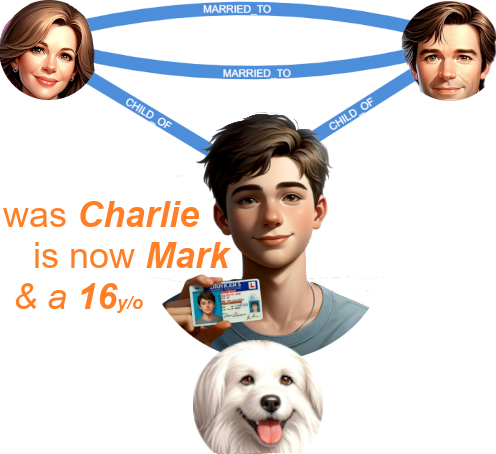
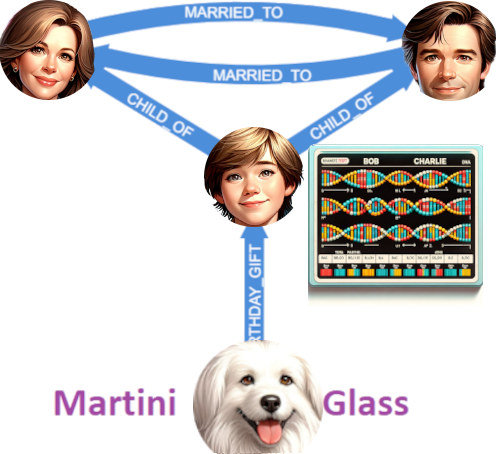
Comparing the layer stacks of the two w=496, h=454 images. Changes:
added layer "dna-bob-charlie.png" above "dingo copy" over [308, 144, 483, 306]
showed "charlie2" over [204, 127, 304, 227]
hid "Mark1" over [142, 112, 386, 357]
showed "4.png" over [0, 0, 483, 416]
hid "5.png" over [0, 0, 483, 416]
